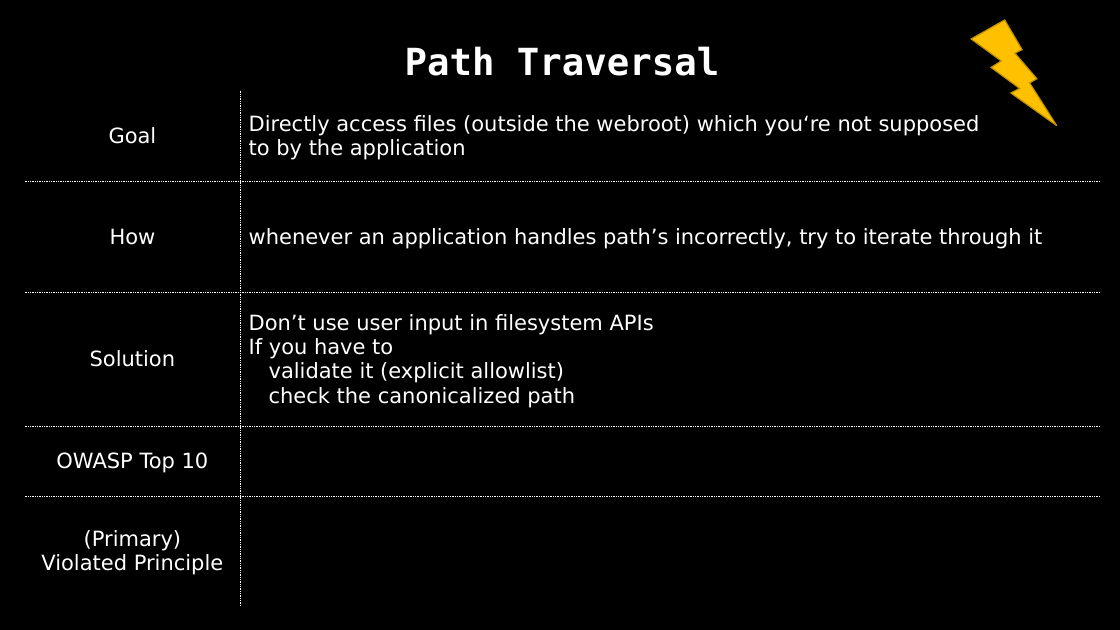
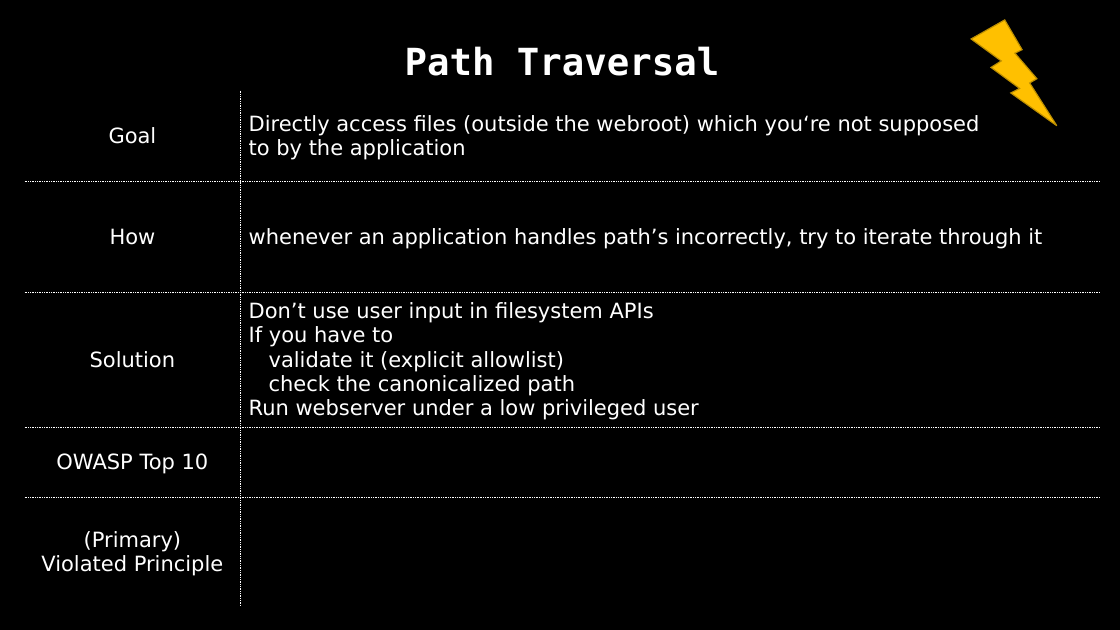
Before and after one commit to dschwarz91/websec-lecture, a slide deck: slide 31 of slides/5_Authorization.pptx. Drawn at 1120x630 pixels with LibreOffice and Linux fonts; fonts in the diff are those of the drawing. Boxes give left, top, right and bottom in pixels: in the first picture for what was removed or moved away, otherwise in the second. Text is boxed around its words. In the diff, an @@ line names an element or a change of style, - is before the commit and + after.

Commit message:
Added low privileged user to countermeasures for path traversal

```diff
--- a/slides/5_Authorization.pptx
+++ b/slides/5_Authorization.pptx
@@ table at box(24, 34, 1100, 613) @@
-row 4, column 2: Don’t use user input in filesystem APIs / If you have to / validate it (explicit allowlist) / check the canonicalized path
+row 4, column 2: Don’t use user input in filesystem APIs / If you have to / validate it (explicit allowlist) / check the canonicalized path / Run webserver under a low privileged user
```
Also in this commit, not shown: 4 other slides changed, 2 other files.
